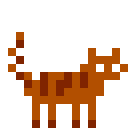
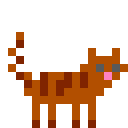
The second 128×128 image is a revision of the first. Changes to its layers:
painted on "Kitty" over [96, 64, 120, 88]
